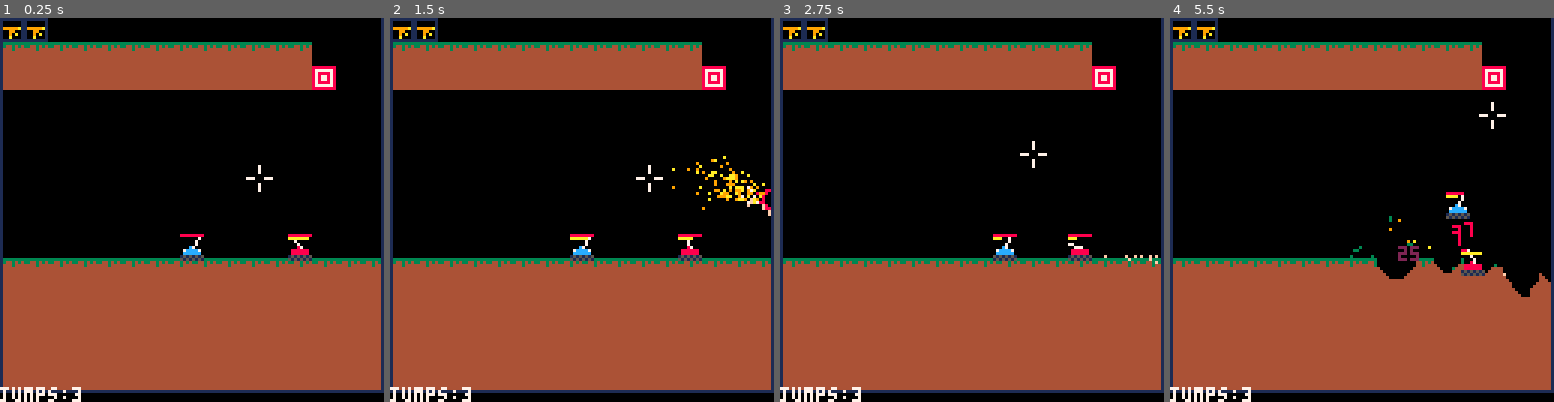
Above: before the commit, frames 1-4 (left to right).
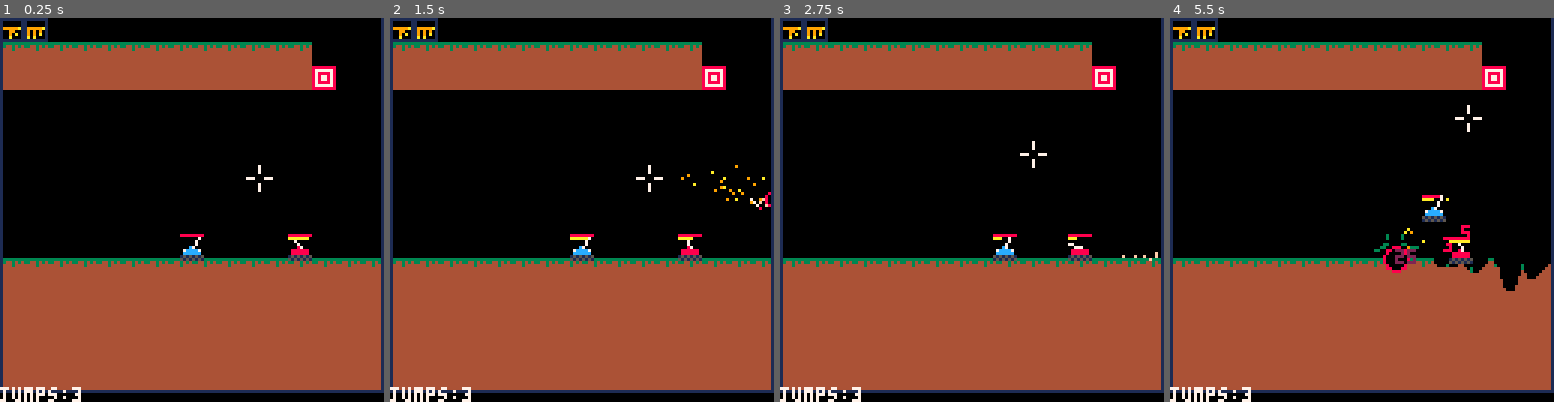
Above: after the commit, the same moments.

Repository: MarrMann/tanks.p8
Game: PICO-8 cartridge tanks.p8
Two runs of this game, one before a commit and one after it. Both use one fixed random seed, a clock stepped at 60 frames per second and the inputs below.
Inputs:
- Up to frame 1 (0.25 s): no input
- Up to frame 2 (1.5 s): tap X (X key) at 0.33, 1.07 s; tap O (Z key) at 0.7 s
- Up to frame 3 (2.75 s): hold Right 1.6-2.1 s; tap O (Z key) at 1.7, 2.1, 2.5 s; tap X (X key) at 1.85 s; hold Up 2.15-2.42 s; hold Right from 2.47 s (still down)
- Up to frame 4 (5.5 s): tap O (Z key) every 0.4 s from 2.9 to 5.3 s; tap X (X key) at 2.97, 4.08, 5.2 s; release Right at 3.03 s; hold Left 3.08-3.58 s; hold Down 3.63-3.97 s; hold Right 4.02-4.68 s; hold Up 4.73-5.03 s; hold Left from 5.08 s (still down)

The runs differ from the first frame. In frame 1, less than 0.1% of the frame differs, in the area x 7-11%, y 3-6%; in frame 2, 0.8%; in frame 3, less than 0.1%; in frame 4, 2.7%, in the area x 7-100%, y 3-73%.

Commit message:
Feat: Pixel shot type

Diff:
--- a/tanks.p8
+++ b/tanks.p8
@@ -32,8 +32,8 @@
 			modifiers = {
 			},
 			child = {
-				name = shot_types.split.name,
-				spr = shot_types.split.spr,
+				name = shot_types.pixel.name,
+				spr = shot_types.pixel.spr,
 				modifiers = {
 				},
 				child = nil
@@ -614,8 +614,9 @@
 			return stats
 		end,
 		update = function(s)
+		 local prev_yvel = s.yvel
 			basic_update(s)
-			if s.yvel > 0 then
+			if prev_yvel <= 0 and s.yvel > 0 then
 				local angle = atan2(s.xvel,s.yvel)
 				local speed = sqrt(s.xvel*s.xvel + s.yvel*s.yvel)
 
@@ -640,6 +641,52 @@
 				end
 				return false
 			end
+			return true
+		end,
+		on_collision = function(s, inf)
+			explode(s,inf)
+		end
+	},
+	pixel = {
+		name = "pixel",
+		spr = 50,
+		stats = {
+			dmg = 10,
+			r = 4,
+			init_r = 1,
+			force = 4,
+			count = 3,
+			spread = 0.6,
+			pow = 1,
+			cd = 75
+		},
+		init = function(s) end,
+		interpret_semantics = function(sem)
+			local base = shot_types.pixel.stats
+			local stats = copy_table(base)
+			return apply_sem_basic(sem, stats)
+		end,
+		update = function(s)
+			basic_update(s)
+			local child_node = s.node.child
+			if child_node == nil	then
+				child_node = generate_shot(shot_types.basic.name,nil,nil)
+			end
+			local child_stats = resolve_params(child_node)
+
+			if s.frame % flr(child_stats.cd / 20) == 0 and s.frame >= 10 then
+				local multiplier_stats = apply_multiplier_stats(shot_types.pixel.stats, s.stats, child_stats)
+				child_stats.dmg *= 0.2
+				child_stats.force *= 0.2
+				child_stats.r *= 0.4
+
+				local angle = rnd()
+				local xv = cos(angle) * s.stats.spread
+				local yv	= sin(angle) * s.stats.spread
+
+				shoot_w_stats(s.x, s.y, xv, yv, s.id, child_node, child_stats)
+			end
+
 			return true
 		end,
 		on_collision = function(s, inf)
@@ -794,18 +841,16 @@
 		end
 
 		-- particles
-		for j=1,2 do
-			add(parts, {
-				x=s.x,
-				y=s.y,
-				xvel=rnd(1.5) - 0.75,
-				yvel=rnd(1.5) - 0.75,
-				xprev=s.x,
-				yprev=s.y,
-				life=rnd(10)+5,
-				col=8+j
-			})
-		end
+		add(parts, {
+			x=s.x,
+			y=s.y,
+			xvel=rnd(1.5) - 0.75,
+			yvel=rnd(1.5) - 0.75,
+			xprev=s.x,
+			yprev=s.y,
+			life=rnd(10)+5,
+			col=8+rnd(2)+1
+		})
 
 		-- update
 		keep_alive = shot_types[s.node.name].update(s)
@@ -1598,7 +1643,7 @@
 end
 -->8
 -- todo
--- currently working on: pixel shot type
+-- currently working on: bouncing shot
 
 --performance:
 ---could consider batch removal of
@@ -1714,14 +1759,14 @@
 100000011000000110090a01307007033008000330870803300550033555d6630000000000000000000000000000000000000000000000000000000000000000
 1000000110000001100a000130007773308088033008800335555553355fd5530000000000000000000000000000000000000000000000000000000000000000
 11111111111111111111111133333333333333333333333333333333333333330000000000000000000000000000000000000000000000000000000000000000
-00000000000000000000000000000000000000000000000000000000000000000000000000000000000000000000000000000000000000008888888800000000
-00000000000000000000000000000000000000000000000000000000000000000000000000000000000000000000000000000000000000008777777800000000
-00000000000000000000000000000000000000000000000000000000000000000000000000000000000000000000000000000000000000008788887800000000
-00000000000000000000000000000000000000000000000000000000000000000000000000000000000000000000000000000000000880008787787800000000
-00000000000000000000000000000000000000000000000000000000000000000000000000000000000000000000000000000000088888808787787800000000
-00000000000000000000000000000000000000000000000000000000000000000000000000000000000000000000000000000000088888808788887800000000
-00000000000000000000000000000000000000000000000000000000000000000000000000000000000000000000000000000000151515158777777800000000
-00000000000000000000000000000000000000000000000000000000000000000000000000000000000000000000000000000000515151518888888800000000
+00000000000000001111111100000000000000000000000000000000000000000000000000000000000000000000000000000000000000008888888800000000
+00000000000000001000000100000000000000000000000000000000000000000000000000000000000000000000000000000000000000008777777800000000
+00000000000000001000000100000000000000000000000000000000000000000000000000000000000000000000000000000000000000008788887800000000
+0000000000000000199999a100000000000000000000000000000000000000000000000000000000000000000000000000000000000880008787787800000000
+00000000000000001909090100000000000000000000000000000000000000000000000000000000000000000000000000000000088888808787787800000000
+000000000000000019090a0100000000000000000000000000000000000000000000000000000000000000000000000000000000088888808788887800000000
+00000000000000001a0a000100000000000000000000000000000000000000000000000000000000000000000000000000000000151515158777777800000000
+00000000000000001111111100000000000000000000000000000000000000000000000000000000000000000000000000000000515151518888888800000000
 __map__
 3f3f3f3f3f3f3f3f3f3f3f3f3f3f3f3f3f000000000000000000003f00000000000000000000000000000000000000000000000000000000000000000000000000000000000000000000000000000000000000000000000000000000000000000000000000000000000000000000000000000000000000000000000000000000
 020202020202020202020202023f3f3f3f000000000000000000003e0000000000000000000000000000003e000000000000000000000000000000000000000000000000000000000000000000000000000000000000000000000000000000000000000000000000000000000000000000000000000000000000000000000000
